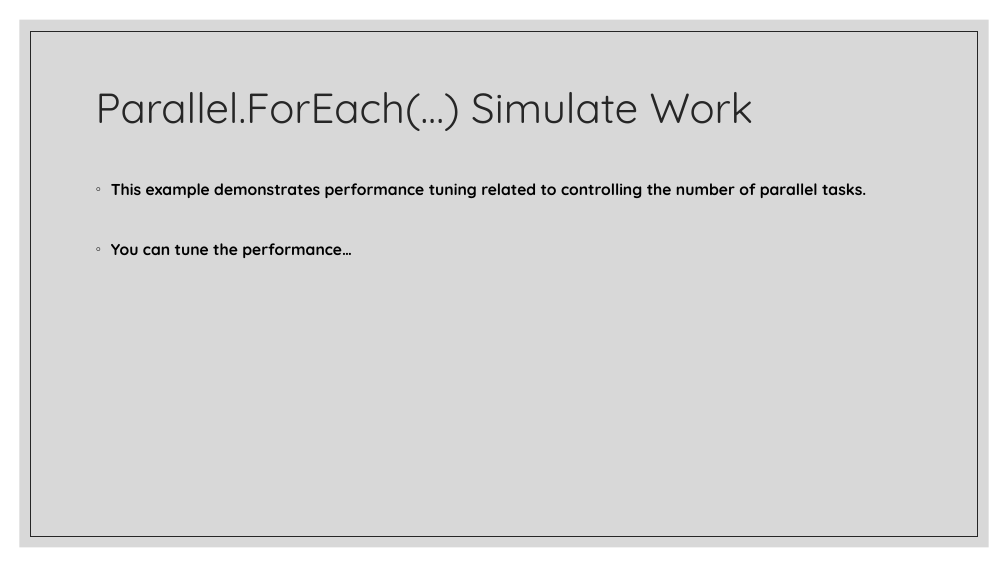
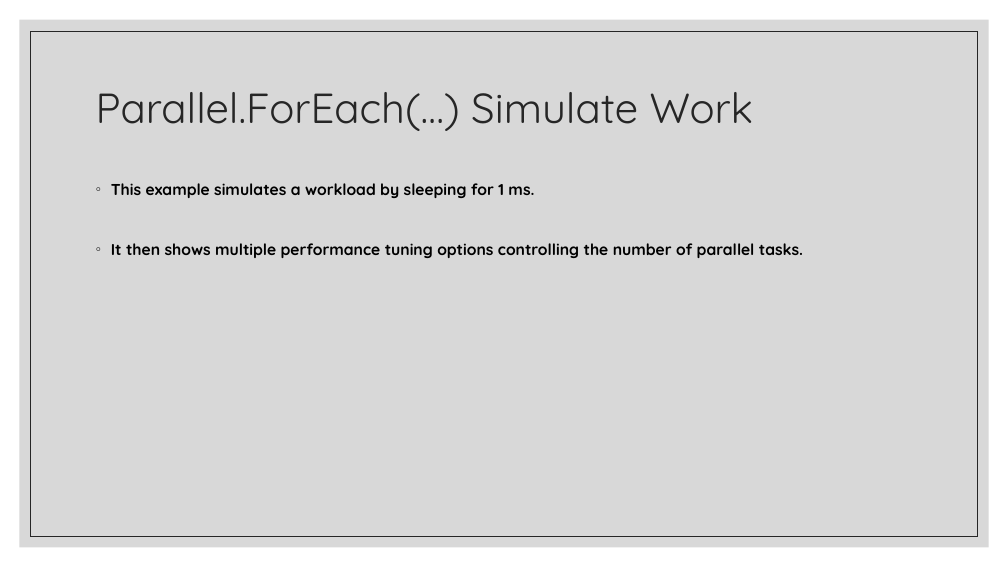
Before and after one commit to belward1/CSC543FinalProject, a slide deck: slide 10 of CSC543FinalProject/CSC 543 - Spring 2021 - Final Project - Bob Elward.pptx. Drawn at 1008x567 pixels with LibreOffice and Linux fonts; fonts in the diff are those of the drawing. Boxes give left, top, right and bottom in pixels: in the first picture for what was removed or moved away, otherwise in the second. Text is boxed around its words. In the diff, an @@ line names an element or a change of style, - is before the commit and + after.

```diff
--- a/CSC543FinalProject/CSC 543 - Spring 2021 - Final Project - Bob Elward.pptx
+++ b/CSC543FinalProject/CSC 543 - Spring 2021 - Final Project - Bob Elward.pptx
@@ text at (111,183,803,258): text changed @@
-◦ This example demonstrates performance tuning related to controlling the number of parallel tasks.
-◦ You can tune the performance…
+◦ This example simulates a workload by sleeping for 1 ms.
+◦ It then shows multiple performance tuning options controlling the number of parallel tasks.
```
Also in this commit, not shown: 2 other files.
